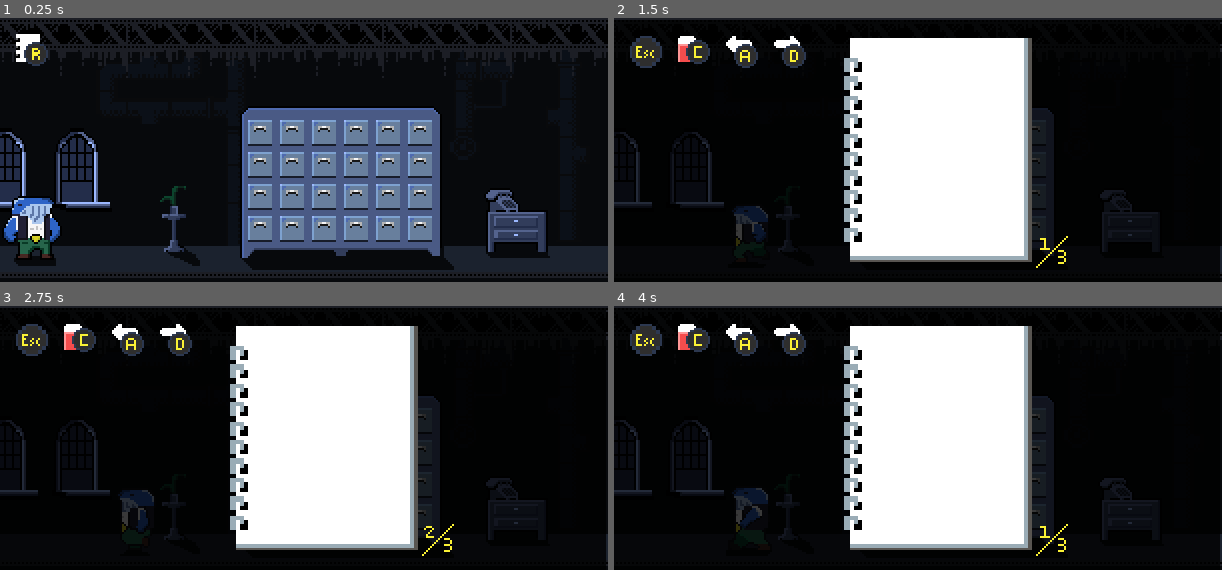
Above: before the commit, frames 1-4 (two rows, left to right).
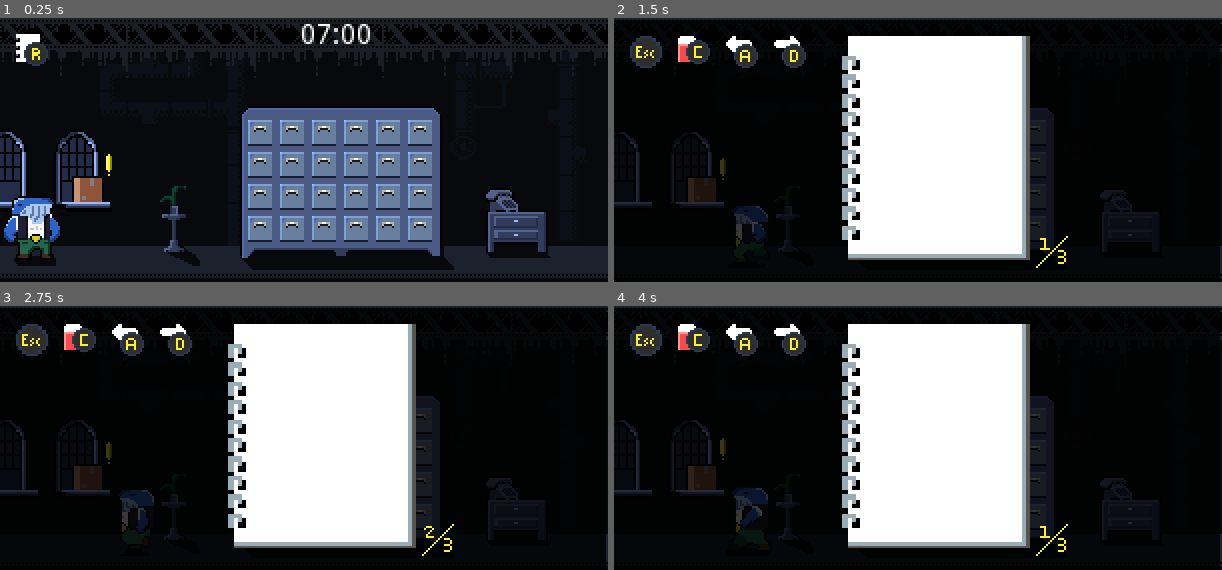
Above: after the commit, the same moments.

Repository: Cam1lo/holder-game
Game: Godot game, scene res://scenes/main/Main.tscn
The game is run twice, just before and just after one commit, with the same random seed, the same clock (stepped at 60 frames per second) and the same inputs.
Inputs (mouse positions are in pixels of both pictures, inside the frame that each line leads up to):
- Up to frame 1 (0.25 s): no input
- Up to frame 2 (1.5 s): move the mouse to (875, 131) at 0.52 s; hold D (move_right) 0.53-1.28 s; tap C (clean_page) at 0.6 s; click (875, 131) at 0.67 s; move the mouse to (905, 131) at 1.27 s; hold A (move_left) from 1.28 s (still down); tap R (open_notebook) at 1.35 s; click (905, 131) at 1.42 s
- Up to frame 3 (2.75 s): move the mouse to (322, 419) at 2.02 s; release A (move_left) at 2.03 s; hold D (move_right) from 2.03 s (still down); tap C (clean_page) at 2.1 s; click (322, 419) at 2.17 s
- Up to frame 4 (4 s): move the mouse to (972, 419) at 2.77 s; tap R (open_notebook) at 2.85 s; click (972, 419) at 2.92 s; move the mouse to (1003, 419) at 3.52 s; release D (move_right) at 3.53 s; hold A (move_left) from 3.53 s (still down); tap C (clean_page) at 3.6 s; click (1003, 419) at 3.67 s

The runs differ from the first frame. In frame 1, 1.0% of the frame differs, in the area x 11-61%, y 2-70%; in frame 2, 3.1%, in the area x 12-69%, y 6-93%; in frame 3, 3.1%; in frame 4, 3.1%.

Commit message:
Boxes can be moved

Diff:
--- /dev/null
+++ b/classes/Item.gd
@@ -0,0 +1,8 @@
+class_name Items
+
+var img_path
+var owner
+
+func _init(img_path_param, owner_param):
+	img_path = img_path_param
+	owner = owner_param
--- a/project.godot
+++ b/project.godot
@@ -7,6 +7,16 @@
 ;   param=value ; assign values to parameters
 
 config_version=4
+
+_global_script_classes=[ {
+"base": "Reference",
+"class": "Items",
+"language": "GDScript",
+"path": "res://classes/Item.gd"
+} ]
+_global_script_class_icons={
+"Items": ""
+}
 
 [application]
 
--- /dev/null
+++ b/scenes/box/BoxArrive.gd
@@ -0,0 +1,41 @@
+extends Node2D
+signal character_pick_up
+const Item = preload("res://classes/Item.gd")
+var mouse_pos
+var menu_visible = false
+var mouse_inside_menu = false
+var item = Item.new('jpg', 'Marcos')
+
+func is_box_left_clicked(event):
+	return event is InputEventMouseButton and event.button_index == BUTTON_LEFT and event.pressed == true
+
+func _on_PopupMenu_id_pressed(id):
+	emit_signal("character_pick_up", item)
+	$ExclamationMarks.visible = true
+	self.hide()
+
+func _on_Area2D_mouse_entered():
+	if !menu_visible:
+		mouse_pos = get_global_mouse_position()
+	show_menu()
+
+func _on_PopupMenuArea_mouse_exited():
+	if !mouse_inside_menu:
+		hide_menu()
+
+func show_menu():
+	menu_visible = true
+	$PopupMenu.popup(Rect2(mouse_pos, $PopupMenu.rect_size))
+	$ExclamationMarks.visible = false
+
+func hide_menu():
+	menu_visible = false
+	$PopupMenu.visible = false
+	$ExclamationMarks.visible = true
+
+func _on_PopupMenu_mouse_entered():
+	mouse_inside_menu = true
+
+func _on_PopupMenu_mouse_exited():
+	mouse_inside_menu = false
+	hide_menu()
--- /dev/null
+++ b/scenes/box/BoxArrive.tscn
@@ -0,0 +1,72 @@
+[gd_scene load_steps=7 format=2]
+
+[ext_resource path="res://assets/box.png" type="Texture" id=1]
+[ext_resource path="res://assets/exclamation_marks.png" type="Texture" id=2]
+[ext_resource path="res://scenes/box/BoxArrive.gd" type="Script" id=3]
+
+[sub_resource type="RectangleShape2D" id=2]
+extents = Vector2( 9, 7.5 )
+
+[sub_resource type="CircleShape2D" id=3]
+radius = 21.0
+
+[sub_resource type="Animation" id=1]
+resource_name = "floating_mark"
+loop = true
+tracks/0/type = "value"
+tracks/0/path = NodePath("ExclamationMarks:position")
+tracks/0/interp = 1
+tracks/0/loop_wrap = true
+tracks/0/imported = false
+tracks/0/enabled = true
+tracks/0/keys = {
+"times": PoolRealArray( 0, 0.5 ),
+"transitions": PoolRealArray( 1, 1 ),
+"update": 0,
+"values": [ Vector2( 11, -14 ), Vector2( 11, -10 ) ]
+}
+
+[node name="BoxArrive" type="Node2D"]
+position = Vector2( 91, 70 )
+script = ExtResource( 3 )
+
+[node name="PopupMenu" type="PopupMenu" parent="."]
+margin_left = 1.0
+margin_top = -15.0
+margin_right = 69.0
+margin_bottom = 23.0
+rect_scale = Vector2( 0.5, 0.5 )
+items = [ "Pick Up", null, 0, false, false, 0, 0, null, "", false ]
+__meta__ = {
+"_edit_use_anchors_": true
+}
+
+[node name="BoxArea" type="Area2D" parent="."]
+
+[node name="BoxCS" type="CollisionShape2D" parent="BoxArea"]
+position = Vector2( 0, -0.5 )
+shape = SubResource( 2 )
+
+[node name="PopupMenuArea" type="Area2D" parent="."]
+
+[node name="PopupManuCS" type="CollisionShape2D" parent="PopupMenuArea"]
+shape = SubResource( 3 )
+
+[node name="Box" type="Sprite" parent="."]
+texture = ExtResource( 1 )
+
+[node name="ExclamationMarks" type="Sprite" parent="."]
+position = Vector2( 11, -14 )
+scale = Vector2( 0.5, 0.5 )
+texture = ExtResource( 2 )
+hframes = 2
+
+[node name="AnimationPlayer" type="AnimationPlayer" parent="."]
+method_call_mode = 1
+anims/floating_mark = SubResource( 1 )
+
+[connection signal="id_pressed" from="PopupMenu" to="." method="_on_PopupMenu_id_pressed"]
+[connection signal="mouse_entered" from="PopupMenu" to="." method="_on_PopupMenu_mouse_entered"]
+[connection signal="mouse_exited" from="PopupMenu" to="." method="_on_PopupMenu_mouse_exited"]
+[connection signal="mouse_entered" from="BoxArea" to="." method="_on_Area2D_mouse_entered"]
+[connection signal="mouse_exited" from="PopupMenuArea" to="." method="_on_PopupMenuArea_mouse_exited"]
--- a/scenes/character/Character.gd
+++ b/scenes/character/Character.gd
@@ -3,9 +3,16 @@
 export(int) var speed = 80
 var controls_active = false
 var main
+var carrying
 
 func _ready():
 	main = get_node("/root/Main")
+	var box_arribe = get_node("/root/Main/BoxArrive")
+	box_arribe.connect('character_pick_up', self, 'pick_up_box')
+
+func pick_up_box(item):
+	print(item.owner , "'s box picked up")
+	carrying = item
 
 func _physics_process(delta):
 	if is_character_able_to_move():
--- /dev/null
+++ b/scenes/clock/Clock.gd
@@ -0,0 +1,25 @@
+extends Node2D
+
+var time;
+var initial_hour = 7;
+
+func _ready():
+	for i in range(541):
+		yield(get_tree().create_timer(1), "timeout")
+		update_time(i * 60)
+	print('shift finished')
+
+func update_time(seconds):
+	var formated_seconds = format_seconds(seconds)
+	var minutes = formated_seconds[1]
+	var hour = formated_seconds[0]
+
+	var formated_minutes = str(minutes) if minutes >= 10 else '0' + str(minutes)
+	var formated_hour = str(hour) if hour >= 10 else '0' + str(hour)
+	$RichTextLabel.text = formated_hour + ':' + formated_minutes
+
+func format_seconds(seconds):
+	var minutes = (seconds / 60) % 60
+	var hours = (seconds / 3600) + initial_hour
+
+	return [hours, minutes]
--- /dev/null
+++ b/scenes/clock/Clock.tscn
@@ -0,0 +1,11 @@
+[gd_scene load_steps=2 format=2]
+
+[ext_resource path="res://scenes/clock/Clock.gd" type="Script" id=1]
+
+[node name="Clock" type="Node2D"]
+script = ExtResource( 1 )
+
+[node name="RichTextLabel" type="RichTextLabel" parent="."]
+margin_right = 40.0
+margin_bottom = 40.0
+text = "07:00"
--- a/scenes/closet/Closet.tscn
+++ b/scenes/closet/Closet.tscn
@@ -113,5 +113,12 @@
 [node name="Locker24" parent="Area2D/Lockers" groups=["lockers"] instance=ExtResource( 2 )]
 position = Vector2( 90, 61 )
 
+[node name="PopupMenu" type="PopupMenu" parent="."]
+margin_left = -1.0
+margin_right = 19.0
+margin_bottom = 20.0
+rect_scale = Vector2( 0.5, 0.5 )
+
 [connection signal="body_entered" from="Area2D" to="Area2D/Lockers" method="_on_Area2D_body_entered"]
 [connection signal="body_exited" from="Area2D" to="Area2D/Lockers" method="_on_Area2D_body_exited"]
+[connection signal="id_pressed" from="PopupMenu" to="Area2D/Lockers" method="_on_PopupMenu_id_pressed"]
--- a/scenes/closet/Lockers.gd
+++ b/scenes/closet/Lockers.gd
@@ -1,12 +1,86 @@
 extends Node2D
+const Item = preload("res://classes/Item.gd")
 
 var locker_open
+var objects = create_map(6,4)
+var current_locker
+var popup: PopupMenu
 
 func _ready():
+	popup = get_owner().get_child(1)
+
 	for i in range(24) :
-		get_node('Locker' + str(i + 1)).connect('locker_open', self, "close_previous", [i+1])
+		var locker = get_node('Locker' + str(i + 1))
+		locker.add_item(check_items(i+1))
+		locker.connect('locker_open', self, 'on_locker_open', [i+1])
+
+
+func on_locker_open(locker_index):
+	var character_item = get_node('/root/Main/Character').carrying
+
+	close_previous(locker_index)
+	locker_open = get_node("Locker" + str(locker_index))
+	var locker_item = check_items(locker_index)
+	if locker_item and character_item == null:
+		create_popup_get()
+	elif !locker_item and character_item: create_popup_drop()
+	current_locker = locker_index
+
+func create_popup_get():
+	var popup_menu: PopupMenu = get_owner().get_child(1)
+	popup_menu.clear()
+	popup_menu.add_item('Pick Up')
+	show_popup()
+
+func create_popup_drop():
+	var popup_menu: PopupMenu = get_owner().get_child(1)
+	popup_menu.clear()
+	popup_menu.add_item('Drop')
+	show_popup()
+
+func check_items(locker_idx):
+	var row = floor(locker_idx/7)
+	var col = 1 - (locker_idx%7)
+	return objects[col][row]
+
+func get_locker_pos(locker_idx):
+	return [1 - (locker_idx%7), floor(locker_idx/7)]
 
 func close_previous(x):
 	if locker_open != null and locker_open != get_node("Locker" + str(x)):
 		locker_open.close()
-	locker_open = get_node("Locker" + str(x))
+
+func create_map(w, h):
+	var map = []
+	for x in range(w):
+		var col = []
+		col.resize(h)
+		map.append(col)
+	return map
+
+func show_popup():
+	popup.popup(Rect2(get_global_mouse_position(), popup.rect_size))
+
+func _on_PopupMenu_id_pressed(id):
+	if popup.get_item_text(id) == 'Pick Up':
+		pickup()
+	elif popup.get_item_text(id) == 'Drop':
+		drop()
+
+func pickup():
+	var item = check_items(current_locker)
+	var locker_pos = get_locker_pos(current_locker)
+	objects[locker_pos[0]][locker_pos[1]] = null
+	var locker = get_node("Locker" + str(current_locker))
+	locker.remove_item()
+	var character = get_node('/root/Main/Character')
+	character.carrying = item
+
+func drop():
+	var character = get_node('/root/Main/Character')
+	var locker_pos = get_locker_pos(current_locker)
+	var locker = get_node("Locker" + str(current_locker))
+	var item = character.carrying
+	character.carrying = null
+	objects[locker_pos[0]][locker_pos[1]] = item
+	locker.add_item(item)
--- a/scenes/locker/Locker.gd
+++ b/scenes/locker/Locker.gd
@@ -1,26 +1,41 @@
 extends Area2D
 
 var closed = true
-
+var item
 signal locker_open
 
 func _on_Locker_input_event(viewport, event, shape_idx):
 	if is_left_click(event):
 		toggle_animation()
 		closed = not closed
-		emit_signal("locker_open")
+		if !closed:
+			emit_signal("locker_open")
 
 func is_left_click(event):
 	if is_character_inside_area():
 		return event is InputEventMouseButton and event.button_index == BUTTON_LEFT and event.pressed == true
 
 func toggle_animation():
-	$AnimationPlayer.play('open' if closed  else 'close')
+	if item == null:
+		$AnimationPlayer.play('open' if closed  else 'close')
+	else: $AnimationPlayer.play('open_with_item' if closed  else 'close')
 
 func close():
 	$AnimationPlayer.play('close')
+	closed = true
 
 func is_character_inside_area():
 	var area2d = get_owner().get_child(0)
 	var areaOverlapingBodies = area2d.get_overlapping_bodies()
 	return areaOverlapingBodies.size() > 1 and areaOverlapingBodies[1] is KinematicBody2D
+
+func add_item(item_param):
+	if item_param:
+		self.item = item_param
+		$AnimationPlayer.play('open_with_item')
+		yield(get_tree().create_timer(0.3), "timeout")
+		close()
+
+func remove_item():
+	self.item = null
+	$AnimationPlayer.play('open')
--- a/scenes/locker/Locker.tscn
+++ b/scenes/locker/Locker.tscn
@@ -38,6 +38,21 @@
 "values": [ 1 ]
 }
 
+[sub_resource type="Animation" id=4]
+resource_name = "open_with_item"
+tracks/0/type = "value"
+tracks/0/path = NodePath("Sprite:frame")
+tracks/0/interp = 1
+tracks/0/loop_wrap = true
+tracks/0/imported = false
+tracks/0/enabled = true
+tracks/0/keys = {
+"times": PoolRealArray( 0 ),
+"transitions": PoolRealArray( 1 ),
+"update": 1,
+"values": [ 2 ]
+}
+
 [node name="Locker" type="Area2D"]
 script = ExtResource( 1 )
 
@@ -46,10 +61,11 @@
 
 [node name="Sprite" type="Sprite" parent="."]
 texture = ExtResource( 2 )
-hframes = 2
+hframes = 3
 
 [node name="AnimationPlayer" type="AnimationPlayer" parent="."]
 anims/close = SubResource( 2 )
 anims/open = SubResource( 3 )
+anims/open_with_item = SubResource( 4 )
 
 [connection signal="input_event" from="." to="." method="_on_Locker_input_event"]
--- a/scenes/main/Main.gd
+++ b/scenes/main/Main.gd
@@ -2,9 +2,12 @@
 
 export(bool) var main_screen_controls_active
 
+func _ready():
+	$BoxArrive/AnimationPlayer.play("floating_mark")
+
+
 func _on_main_hud_open_notebook():
 	open_notebook_state()
-
 
 func _on_NotebookScreen_close_notebook():
 	close_notebook_state()
--- a/scenes/main/Main.tscn
+++ b/scenes/main/Main.tscn
@@ -6,6 +6,8 @@
 [ext_resource path="res://scenes/main/main_hud.gd" type="Script" id=4]
 [ext_resource path="res://scenes/notebook_screen/NotebookScreen.tscn" type="PackedScene" id=5]
 [ext_resource path="res://scenes/main/Main.gd" type="Script" id=6]
+[ext_resource path="res://scenes/clock/Clock.tscn" type="PackedScene" id=7]
+[ext_resource path="res://scenes/box/BoxArrive.tscn" type="PackedScene" id=8]
 
 [sub_resource type="TileSet" id=1]
 0/name = "controls.png 0"
@@ -29,6 +31,9 @@
 
 [node name="Office" parent="." instance=ExtResource( 1 )]
 
+[node name="BoxArrive" parent="." instance=ExtResource( 8 )]
+position = Vector2( 44, 86 )
+
 [node name="Character" parent="." instance=ExtResource( 2 )]
 position = Vector2( 17, 113 )
 
@@ -43,5 +48,8 @@
 tile_data = PoolIntArray( 65537, 0, 0 )
 script = ExtResource( 4 )
 
+[node name="Clock" parent="main_hud" instance=ExtResource( 7 )]
+position = Vector2( 150, 2 )
+
 [connection signal="close_notebook" from="NotebookScreen" to="." method="_on_NotebookScreen_close_notebook"]
 [connection signal="open_notebook" from="main_hud" to="." method="_on_main_hud_open_notebook"]
--- a/scenes/notebook/Notebook.tscn
+++ b/scenes/notebook/Notebook.tscn
@@ -16,8 +16,6 @@
 
 [node name="p2" parent="Sprite" instance=ExtResource( 2 )]
 visible = false
-position = Vector2( -163, -66 )
 
 [node name="p3" parent="Sprite" instance=ExtResource( 2 )]
 visible = false
-position = Vector2( -163, -66 )
--- a/scenes/notebook/Page.gd
+++ b/scenes/notebook/Page.gd
@@ -1,4 +1,4 @@
-extends Node2D
+extends Node
 
 var util = load("res://scripts/Util.gd").new()
 
@@ -11,7 +11,6 @@
 	if _is_inside_area:
 		if event is InputEventMouseButton:
 			_pressed = event.pressed
-
 			if _pressed:
 				_current_line = Line2D.new()
 				_current_line.set_default_color(Color.black)
--- a/scenes/notebook/Page.tscn
+++ b/scenes/notebook/Page.tscn
@@ -9,9 +9,9 @@
 script = ExtResource( 1 )
 
 [node name="Area2D" type="Area2D" parent="."]
+position = Vector2( 166, 64 )
 
 [node name="CollisionShape2D" type="CollisionShape2D" parent="Area2D"]
-position = Vector2( 166.5, 63.5 )
 shape = SubResource( 1 )
 
 [node name="Lines" type="Node2D" parent="."]
--- a/scenes/notebook_screen/NotebookScreen.tscn
+++ b/scenes/notebook_screen/NotebookScreen.tscn
@@ -127,12 +127,14 @@
 format = 1
 tile_data = PoolIntArray( 65537, 2, 0, 65540, 4, 0, 65543, 5, 0, 65546, 6, 0 )
 
-[node name="Notebook" parent="." instance=ExtResource( 1 )]
-
 [node name="AnimatedSprite" type="AnimatedSprite" parent="."]
 position = Vector2( 219, 116 )
 frames = SubResource( 2 )
 
+[node name="Notebook" parent="." instance=ExtResource( 1 )]
+position = Vector2( 162, 65 )
+z_index = 1
+
 [connection signal="clean_page" from="." to="Notebook" method="_on_NotebookScreen_clean_page"]
 [connection signal="next_page" from="." to="Notebook" method="_on_NotebookScreen_next_page"]
 [connection signal="prev_page" from="." to="Notebook" method="_on_NotebookScreen_prev_page"]
Binary file added: assets/arial.ttf
Binary file added: assets/box.png
Not shown, added: assets/box.png.import
Binary file added: assets/exclamation_marks.png
Not shown, added: assets/exclamation_marks.png.import
Binary file changed: assets/open-close-sheet.png
Not shown: 1 places in scenes/locker/Locker.tscn that only renumber resources
Not shown: 1 places in scenes/main/Main.tscn that only renumber resources
